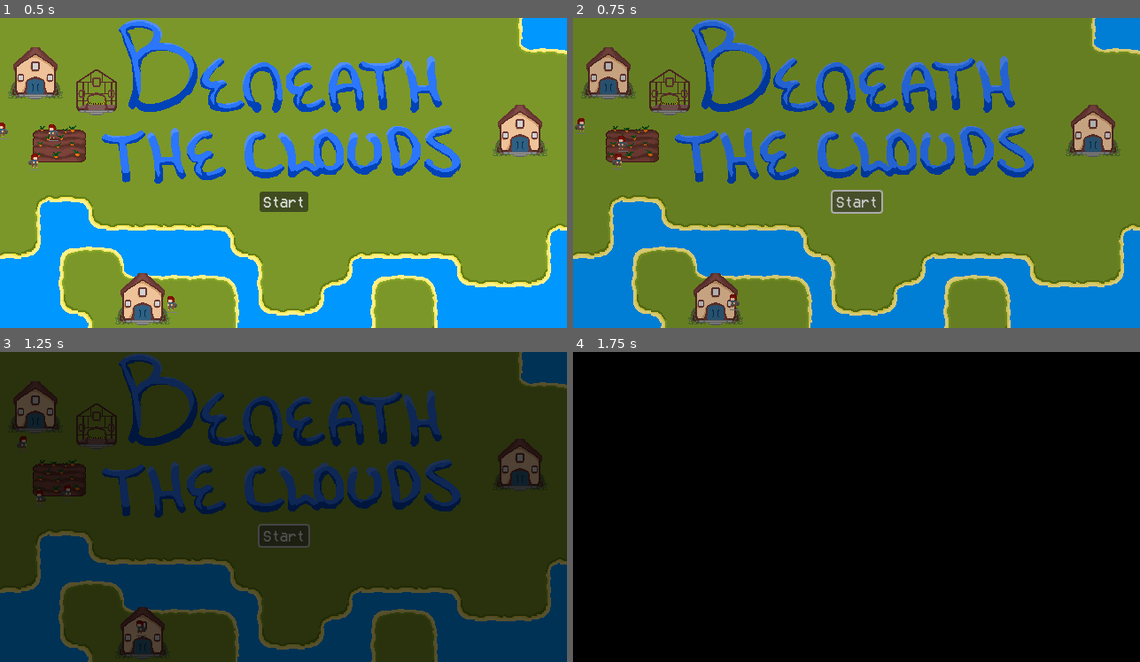
Above: before the commit, frames 1-4 (two rows, left to right).
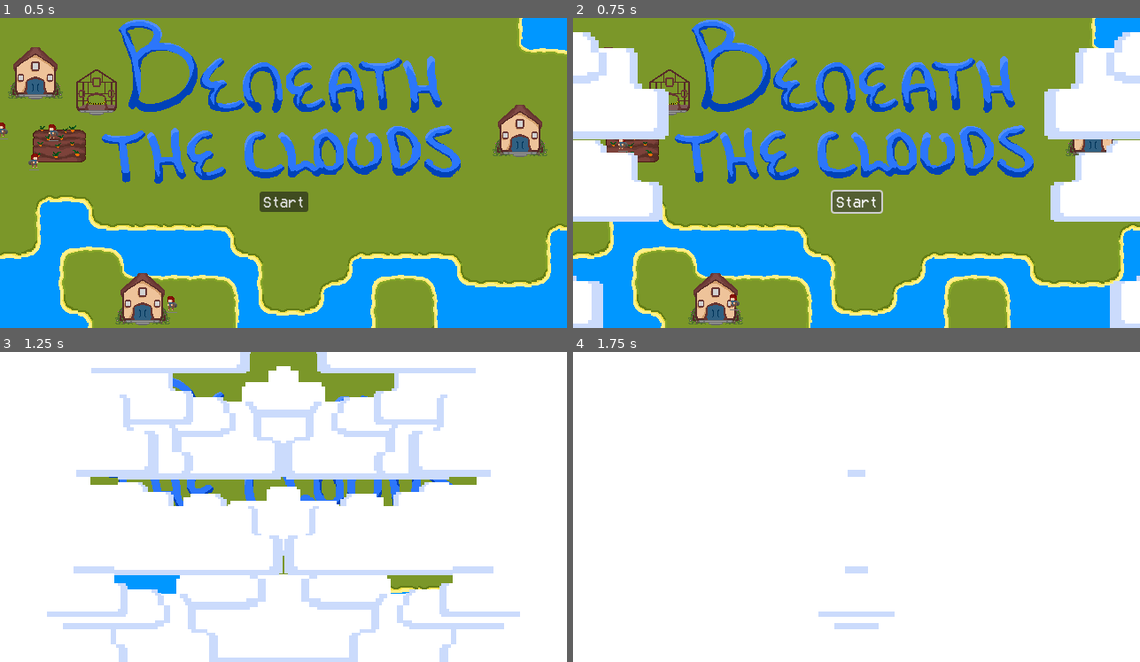
Above: after the commit, the same moments.

Repository: Resben/village-mayhem
Game: Godot game, scene res://scenes/ui/controller.tscn
Same seed, same stepped clock (60 frames per second), same inputs: the game is played once before the commit and once after it. The engine's default icon, where the game draws it, is replaced by a stand-in: a white triangle on a blue panel in a dark square.
Inputs:
- Up to frame 1 (0.5 s): no input
- Up to frame 2 (0.75 s): click "Start" at 0.5 s
- Up to frame 3 (1.25 s): no input
- Up to frame 4 (1.75 s): click "Start" at 1.25 s

Frame 1 is identical in both runs. In frame 2, 97% of the frame differs, in the area x 0-100%, y 0-100%; in frame 3, 100%; in frame 4, 100%.

Commit message:
[Feature] Waste of time animation

Diff:
--- a/scenes/ui/controller.tscn
+++ b/scenes/ui/controller.tscn
@@ -22,6 +22,7 @@
 [ext_resource type="Texture2D" uid="uid://or2tdeaf6yxv" path="res://assets/ui/speed_3.png" id="14_f47nt"]
 [ext_resource type="Texture2D" uid="uid://ota0p8br2mb6" path="res://assets/ui/speed_1.png" id="16_pdu2c"]
 [ext_resource type="Script" path="res://scenes/ui/paused.gd" id="16_tsk5n"]
+[ext_resource type="Texture2D" uid="uid://db2mngatx53rl" path="res://assets/ui/cloud_cover-Sheet.png" id="23_7cevf"]
 
 [sub_resource type="Animation" id="Animation_jbtq1"]
 length = 0.001
@@ -120,26 +121,15 @@
 
 [sub_resource type="Animation" id="Animation_5848y"]
 resource_name = "transition"
-length = 2.5
-tracks/0/type = "value"
+length = 2.2
+step = 0.025
+tracks/0/type = "method"
 tracks/0/imported = false
 tracks/0/enabled = true
-tracks/0/path = NodePath(".:self_modulate")
+tracks/0/path = NodePath("..")
 tracks/0/interp = 1
 tracks/0/loop_wrap = true
 tracks/0/keys = {
-"times": PackedFloat32Array(0, 1, 1.5, 2.5),
-"transitions": PackedFloat32Array(1, 1, 1, 1),
-"update": 0,
-"values": [Color(0, 0, 0, 0), Color(0, 0, 0, 1), Color(0, 0, 0, 1), Color(1, 1, 1, 0)]
-}
-tracks/1/type = "method"
-tracks/1/imported = false
-tracks/1/enabled = true
-tracks/1/path = NodePath("..")
-tracks/1/interp = 1
-tracks/1/loop_wrap = true
-tracks/1/keys = {
 "times": PackedFloat32Array(1),
 "transitions": PackedFloat32Array(1),
 "values": [{
@@ -147,9 +137,61 @@
 "method": &"play_callback"
 }]
 }
+tracks/1/type = "value"
+tracks/1/imported = false
+tracks/1/enabled = true
+tracks/1/path = NodePath("../Sprite2D2:frame")
+tracks/1/interp = 1
+tracks/1/loop_wrap = true
+tracks/1/keys = {
+"times": PackedFloat32Array(0, 0.025, 0.05, 0.075, 0.1, 0.125, 0.15, 0.175, 0.2, 0.225, 0.25, 0.275, 0.3, 0.325, 0.35, 0.375, 0.4, 0.425, 0.45, 0.475, 0.5, 0.525, 0.55, 0.575, 0.6, 0.625, 0.65, 0.675, 0.7, 0.725, 0.75, 0.775, 0.8, 0.825, 0.85, 0.875, 0.9, 0.925, 0.95, 0.975, 1, 1.025, 1.05, 1.075, 1.1, 1.125, 1.15, 1.175, 1.2, 1.225, 1.25, 1.275, 1.3, 1.325, 1.35, 1.375, 1.4, 1.425, 1.45, 1.475, 1.5, 1.525, 1.55, 1.575, 1.6, 1.625, 1.65, 1.675, 1.7, 1.725, 1.75, 1.775, 1.8, 1.825, 1.85, 1.875, 1.9, 1.925, 1.95, 1.975, 2, 2.025, 2.05, 2.075, 2.1, 2.125, 2.15),
+"transitions": PackedFloat32Array(1, 1, 1, 1, 1, 1, 1, 1, 1, 1, 1, 1, 1, 1, 1, 1, 1, 1, 1, 1, 1, 1, 1, 1, 1, 1, 1, 1, 1, 1, 1, 1, 1, 1, 1, 1, 1, 1, 1, 1, 1, 1, 1, 1, 1, 1, 1, 1, 1, 1, 1, 1, 1, 1, 1, 1, 1, 1, 1, 1, 1, 1, 1, 1, 1, 1, 1, 1, 1, 1, 1, 1, 1, 1, 1, 1, 1, 1, 1, 1, 1, 1, 1, 1, 1, 1, 1),
+"update": 1,
+"values": [0, 1, 2, 3, 4, 5, 6, 7, 8, 9, 10, 11, 12, 13, 14, 15, 16, 17, 18, 19, 20, 21, 22, 23, 24, 25, 26, 27, 28, 29, 30, 31, 32, 33, 34, 35, 36, 37, 38, 39, 40, 41, 42, 43, 42, 41, 40, 39, 38, 37, 36, 35, 34, 33, 32, 31, 30, 29, 28, 27, 26, 25, 24, 23, 22, 21, 20, 19, 18, 17, 16, 15, 14, 13, 12, 11, 10, 9, 8, 7, 6, 5, 4, 3, 2, 1, 0]
+}
+tracks/2/type = "value"
+tracks/2/imported = false
+tracks/2/enabled = true
+tracks/2/path = NodePath("../Sprite2D:frame")
+tracks/2/interp = 1
+tracks/2/loop_wrap = true
+tracks/2/keys = {
+"times": PackedFloat32Array(0, 0.025, 0.05, 0.075, 0.1, 0.125, 0.15, 0.175, 0.2, 0.225, 0.25, 0.275, 0.3, 0.325, 0.35, 0.375, 0.4, 0.425, 0.45, 0.475, 0.5, 0.525, 0.55, 0.575, 0.6, 0.625, 0.65, 0.675, 0.7, 0.725, 0.75, 0.775, 0.8, 0.825, 0.85, 0.875, 0.9, 0.925, 0.95, 0.975, 1, 1.025, 1.05, 1.075, 1.1, 1.125, 1.15, 1.175, 1.2, 1.225, 1.25, 1.275, 1.3, 1.325, 1.35, 1.375, 1.4, 1.425, 1.45, 1.475, 1.5, 1.525, 1.55, 1.575, 1.6, 1.625, 1.65, 1.675, 1.7, 1.725, 1.75, 1.775, 1.8, 1.825, 1.85, 1.875, 1.9, 1.925, 1.95, 1.975, 2, 2.025, 2.05, 2.075, 2.1, 2.125, 2.15),
+"transitions": PackedFloat32Array(1, 1, 1, 1, 1, 1, 1, 1, 1, 1, 1, 1, 1, 1, 1, 1, 1, 1, 1, 1, 1, 1, 1, 1, 1, 1, 1, 1, 1, 1, 1, 1, 1, 1, 1, 1, 1, 1, 1, 1, 1, 1, 1, 1, 1, 1, 1, 1, 1, 1, 1, 1, 1, 1, 1, 1, 1, 1, 1, 1, 1, 1, 1, 1, 1, 1, 1, 1, 1, 1, 1, 1, 1, 1, 1, 1, 1, 1, 1, 1, 1, 1, 1, 1, 1, 1, 1),
+"update": 1,
+"values": [0, 1, 2, 3, 4, 5, 6, 7, 8, 9, 10, 11, 12, 13, 14, 15, 16, 17, 18, 19, 20, 21, 22, 23, 24, 25, 26, 27, 28, 29, 30, 31, 32, 33, 34, 35, 36, 37, 38, 39, 40, 41, 42, 43, 42, 41, 40, 39, 38, 37, 36, 35, 34, 33, 32, 31, 30, 29, 28, 27, 26, 25, 24, 23, 22, 21, 20, 19, 18, 17, 16, 15, 14, 13, 12, 11, 10, 9, 8, 7, 6, 5, 4, 3, 2, 1, 0]
+}
+
+[sub_resource type="Animation" id="Animation_wytby"]
+length = 0.001
+tracks/0/type = "value"
+tracks/0/imported = false
+tracks/0/enabled = true
+tracks/0/path = NodePath("../Sprite2D2:frame")
+tracks/0/interp = 1
+tracks/0/loop_wrap = true
+tracks/0/keys = {
+"times": PackedFloat32Array(0),
+"transitions": PackedFloat32Array(1),
+"update": 1,
+"values": [0]
+}
+tracks/1/type = "value"
+tracks/1/imported = false
+tracks/1/enabled = true
+tracks/1/path = NodePath("../Sprite2D:frame")
+tracks/1/interp = 1
+tracks/1/loop_wrap = true
+tracks/1/keys = {
+"times": PackedFloat32Array(0),
+"transitions": PackedFloat32Array(1),
+"update": 1,
+"values": [0]
+}
 
 [sub_resource type="AnimationLibrary" id="AnimationLibrary_68ryo"]
 _data = {
+"RESET": SubResource("Animation_wytby"),
 "transition": SubResource("Animation_5848y")
 }
 
@@ -488,6 +530,17 @@
 mouse_filter = 2
 color = Color(0, 0, 0, 1)
 
+[node name="Sprite2D2" type="Sprite2D" parent="TransitionPlayer"]
+position = Vector2(160, 175)
+texture = ExtResource("23_7cevf")
+flip_h = true
+hframes = 44
+
+[node name="Sprite2D" type="Sprite2D" parent="TransitionPlayer"]
+position = Vector2(480, 175)
+texture = ExtResource("23_7cevf")
+hframes = 44
+
 [node name="BGM" type="AudioStreamPlayer2D" parent="."]
 
 [node name="SFX" type="AudioStreamPlayer2D" parent="."]
Binary file added: assets/ui/cloud_cover-Sheet.png
Not shown, added: assets/ui/cloud_cover-Sheet.png.import
Not shown: 1 places in scenes/ui/controller.tscn that only renumber resources
